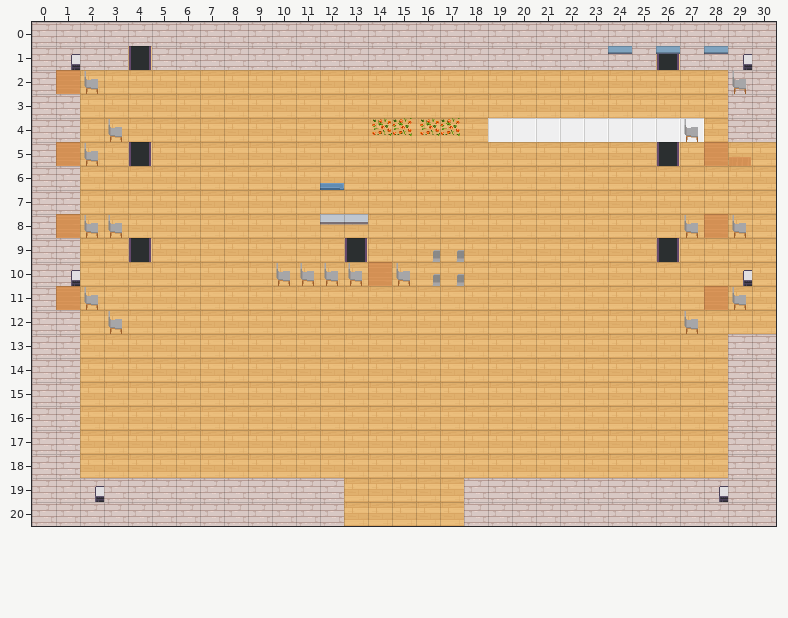
Tiled map (JSON): workadventure/maps/gaming-loft.tmj. Above: the version before the commit.
Cells are 32x32 px. Shown: x 0..30, y 0..20.
After:
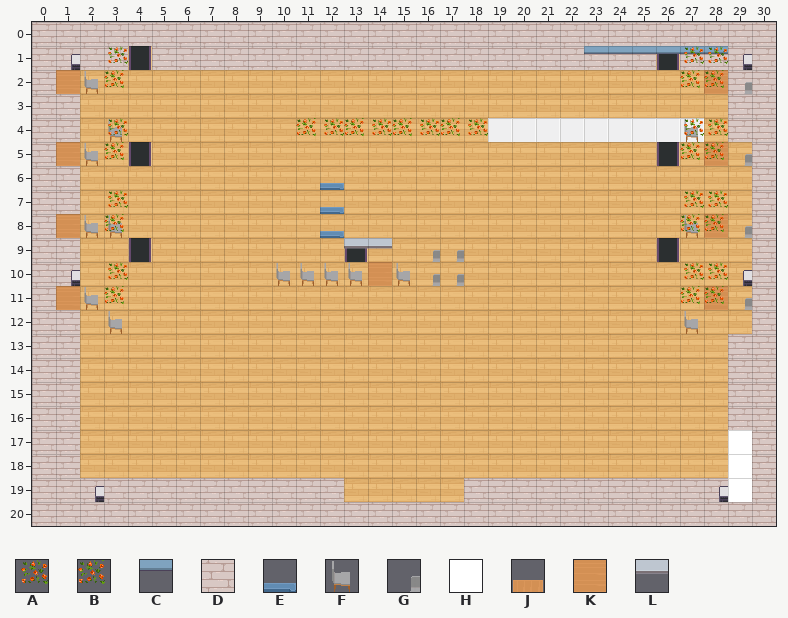
Key: from "WA_Exterior": A 558, B 559; from "WA_Miscellaneous": C 51; from "WA_Room_Builder": D 310; from "WA_Seats": E 5, F 119, G 121; from "WA_Special_Zones": H 0; from "WA_Tables": J 2, K 13, L 26.
_ is an empty cell.
Tiles replaced or removed in this view: F, J, L.
Tiles of an added or newly shown layer are drawn over the layers below it.
Difference:
Changed rows in their new state; . is an unchanged cell.
Layer "walls/walls1":
first column x 30:
 5 D
 6 D
 7 D
 8 D
 9 D
10 D
11 D
12 D
first column x 13:
20 DDDDD
Layer "furniture/furniture1":
first column x 12:
 1 ...........C.C.C..
 2 ................KG
 5 .................G
 7 E.................
 8 E_...............G
 9 .LL...............
11 .................G
Layer "above/above1":
first column x 3:
 1 A.......................AA
 2 B.......................BB
 4 A.......BAB....A........AA
 5 B.......................BB
 7 A.......................AA
 8 B.......................BB
10 A.......................AA
11 B.......................BB
Layer "exit-to-cinema" (added):
first column x 29:
17 H
18 H
19 H
